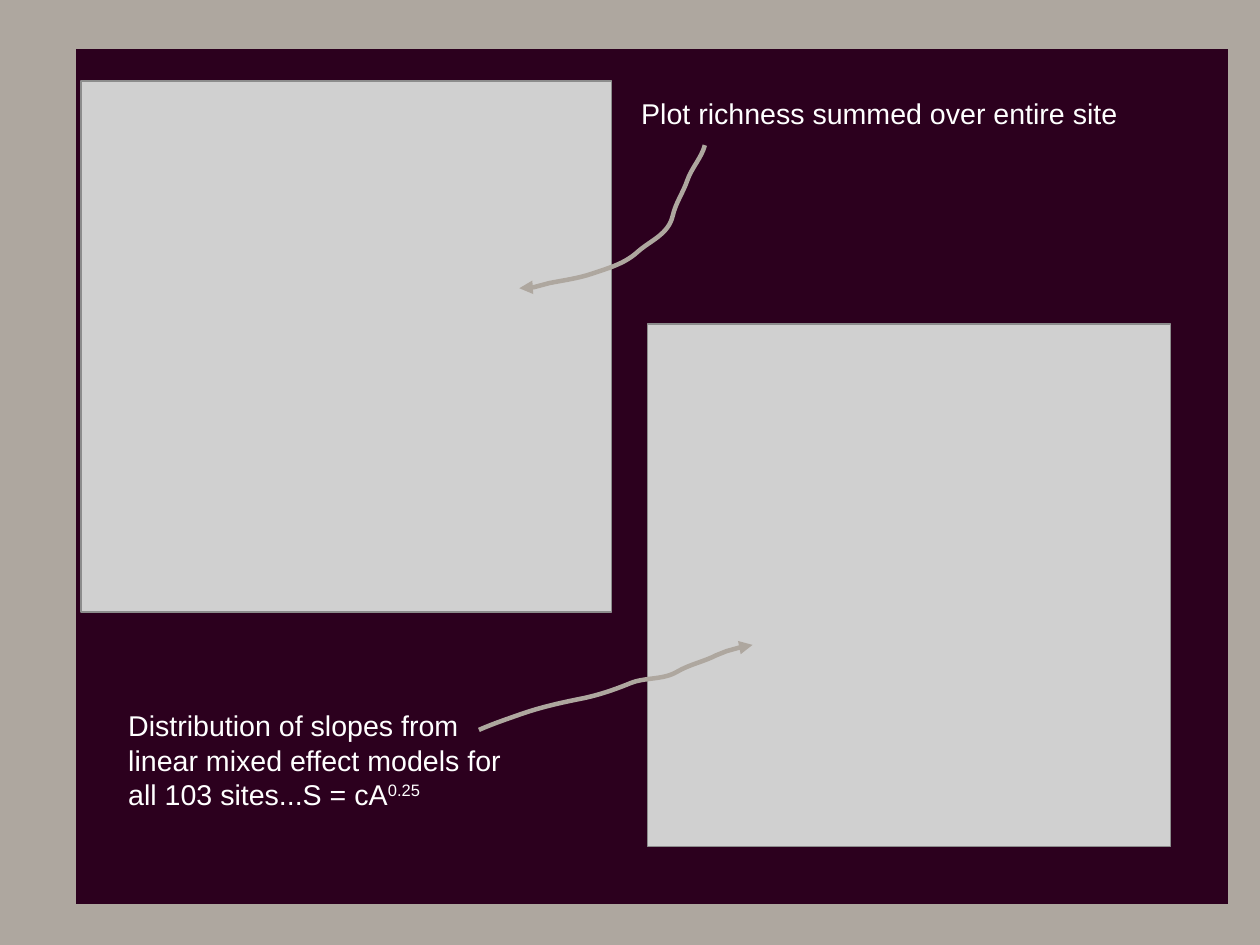
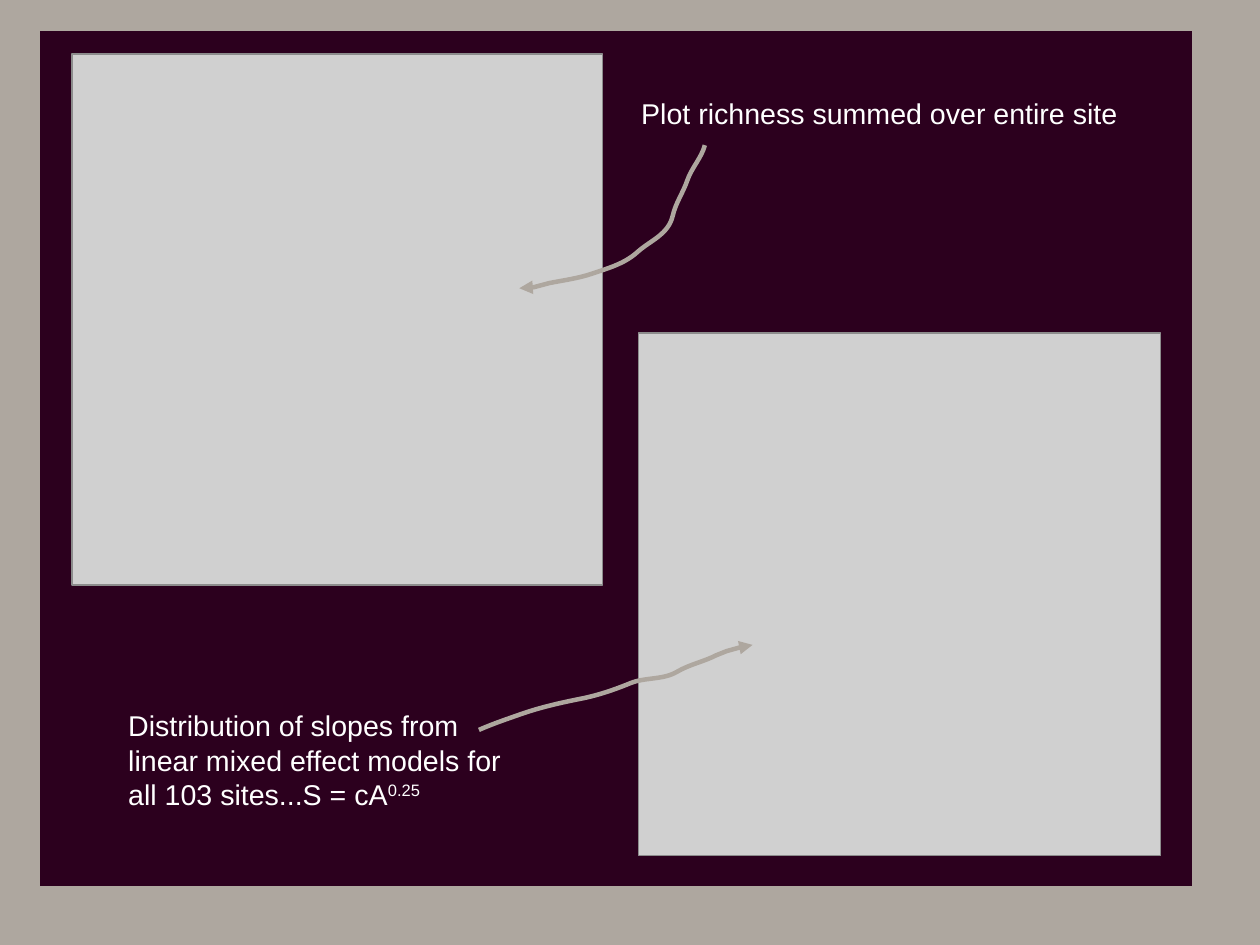
Before and after one commit to PetraGuy/CMEECourseWork, a slide deck: slide 6 of CMEEMainProject/Talk1.odp (slide 5 before the commit). Drawn at 1260x945 pixels with LibreOffice and Linux fonts; fonts in the diff are those of the drawing; grey boxes stand for pictures. Boxes give left, top, right and bottom in pixels: in the first picture for what was removed or moved away, otherwise in the second. Text is boxed around its words. In the diff, an @@ line names an element or a change of style, - is before the commit and + after.

```diff
--- a/CMEEMainProject/Talk1.odp
+++ b/CMEEMainProject/Talk1.odp
@@ rectangle: place and size @@
-rectangle at <box>72,45,1234,909</box>
+rectangle at <box>35,27,1197,892</box>
@@ picture: place and size @@
-picture at <box>81,81,613,613</box>
+picture at <box>72,54,604,585</box>
@@ picture: place and size @@
-picture at <box>648,324,1171,846</box>
+picture at <box>639,333,1162,855</box>
```
Also in this commit, not shown: 1 other slide changed, 3 slides added, 6 other files.
